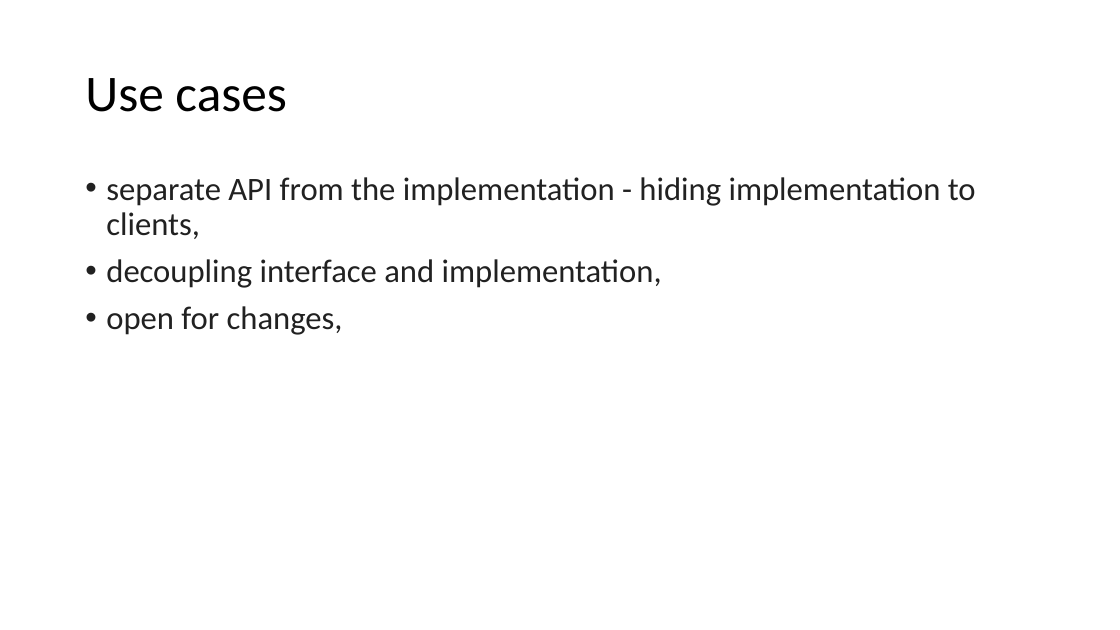
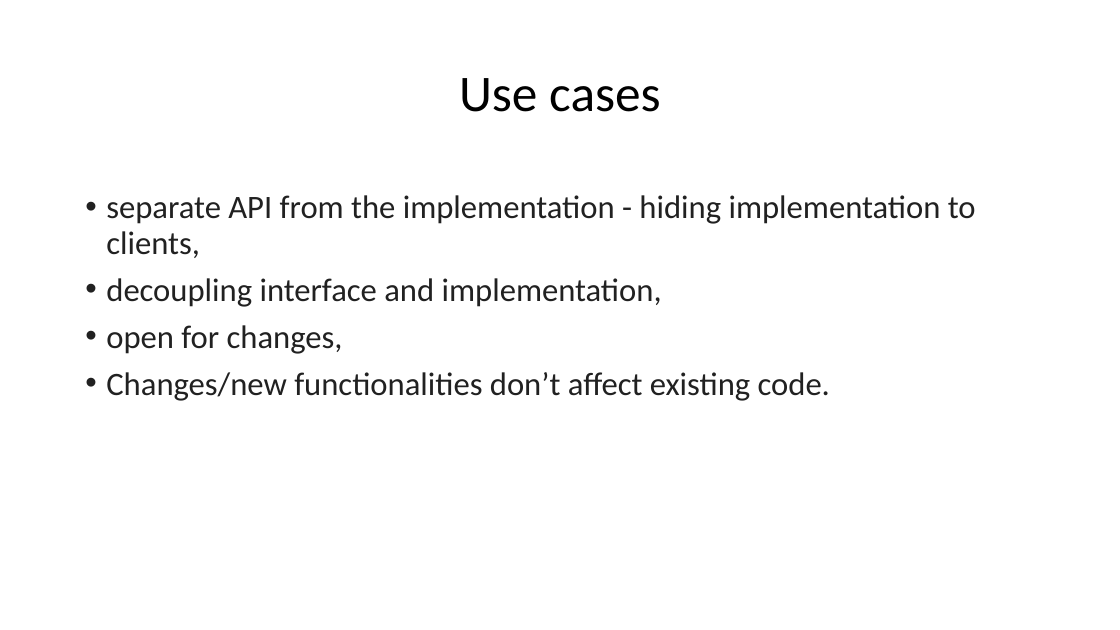
Before and after one commit to tomkasp/blog-posts, a slide deck: slide 2 of Prezentacja.pptx. Drawn at 1120x630 pixels with LibreOffice and Linux fonts; fonts in the diff are those of the drawing. Boxes give left, top, right and bottom in pixels: in the first picture for what was removed or moved away, otherwise in the second. Text is boxed around its words. In the diff, an @@ line names an element or a change of style, - is before the commit and + after.

Commit message:
presentation

```diff
--- a/Prezentacja.pptx
+++ b/Prezentacja.pptx
@@ title "Use cases" at <box>459,78,661,112</box>: alignment left to centre @@
@@ text "separate API from the implementation ...": place and size @@
-text "separate API from the implementation ..." at <box>106,177,976,335</box>
+text "separate API from the implementation ..." at <box>106,195,976,401</box>
@@ text at <box>106,372,830,401</box>: paragraph added @@
+• Changes/new functionalities don’t affect existing code.
```
Also in this commit, not shown: 3 other slides changed, 1 slide added.
